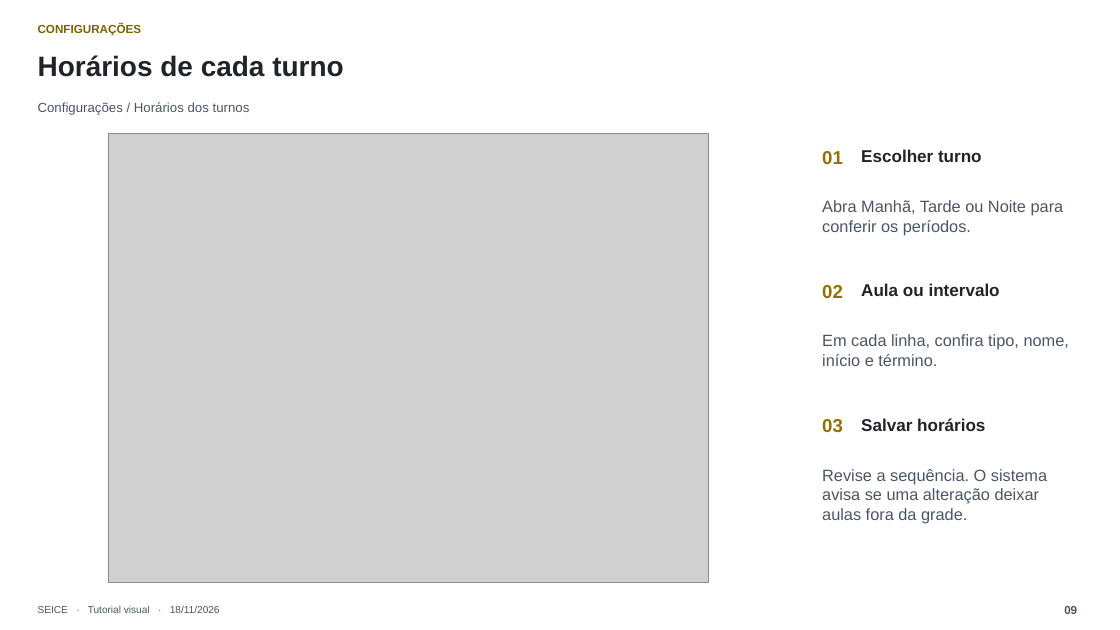
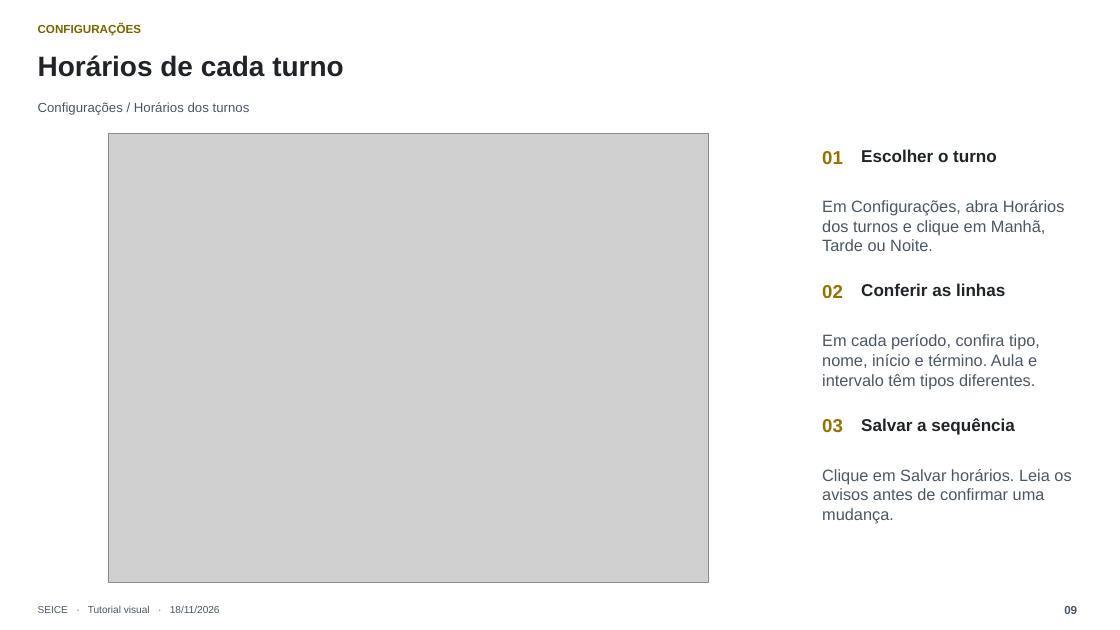
Before and after one commit to joaodorast/seice-horarios, a slide deck: slide 9 of docs/tutorial/SEICE-Tutorial-Completo-2026-11-18.pptx. Drawn at 1120x630 pixels with LibreOffice and Linux fonts; fonts in the diff are those of the drawing; grey boxes stand for pictures. Boxes give left, top, right and bottom in pixels: in the first picture for what was removed or moved away, otherwise in the second. Text is boxed around its words. In the diff, an @@ line names an element or a change of style, - is before the commit and + after.

```diff
--- a/docs/tutorial/SEICE-Tutorial-Completo-2026-11-18.pptx
+++ b/docs/tutorial/SEICE-Tutorial-Completo-2026-11-18.pptx
@@ text at (x1=861, y1=149, x2=997, y2=162): text changed @@
-Escolher turno
+Escolher o turno
@@ text at (x1=822, y1=200, x2=1065, y2=251): text changed @@
-Abra Manhã, Tarde ou Noite para conferir os períodos.
+Em Configurações, abra Horários dos turnos e clique em Manhã, Tarde ou Noite.
@@ text at (x1=861, y1=283, x2=1005, y2=296): text changed @@
-Aula ou intervalo
+Conferir as linhas
@@ text at (x1=822, y1=334, x2=1040, y2=389): text changed @@
-Em cada linha, confira tipo, nome, início e término.
+Em cada período, confira tipo, nome, início e término. Aula e intervalo têm tipos diferentes.
@@ text at (x1=861, y1=418, x2=1014, y2=435): text changed @@
-Salvar horários
+Salvar a sequência
@@ text at (x1=822, y1=469, x2=1071, y2=524): text changed @@
-Revise a sequência. O sistema avisa se uma alteração deixar aulas fora da grade.
+Clique em Salvar horários. Leia os avisos antes de confirmar uma mudança.
```
Also in this commit, not shown: 28 other slides changed, 1 slide removed.
